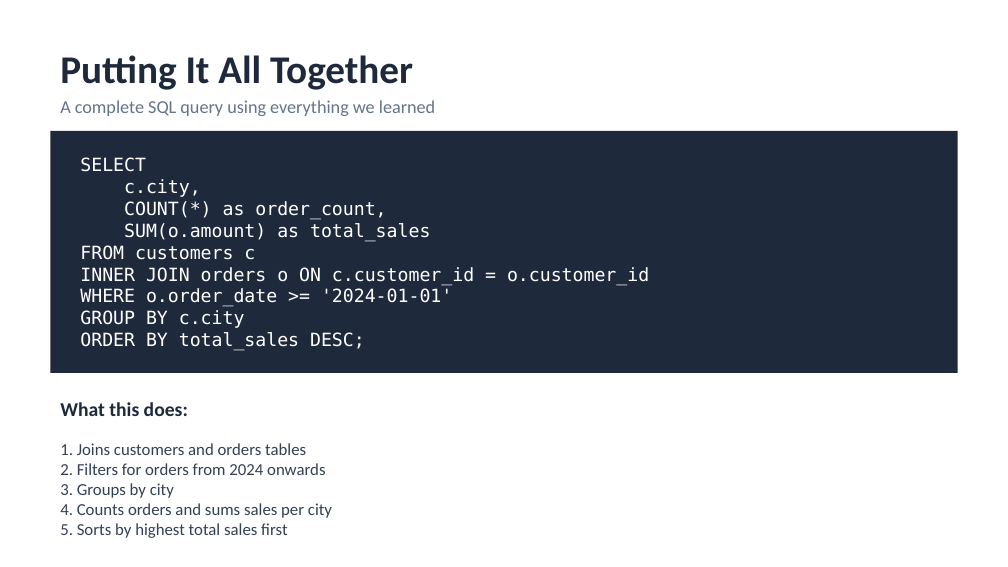
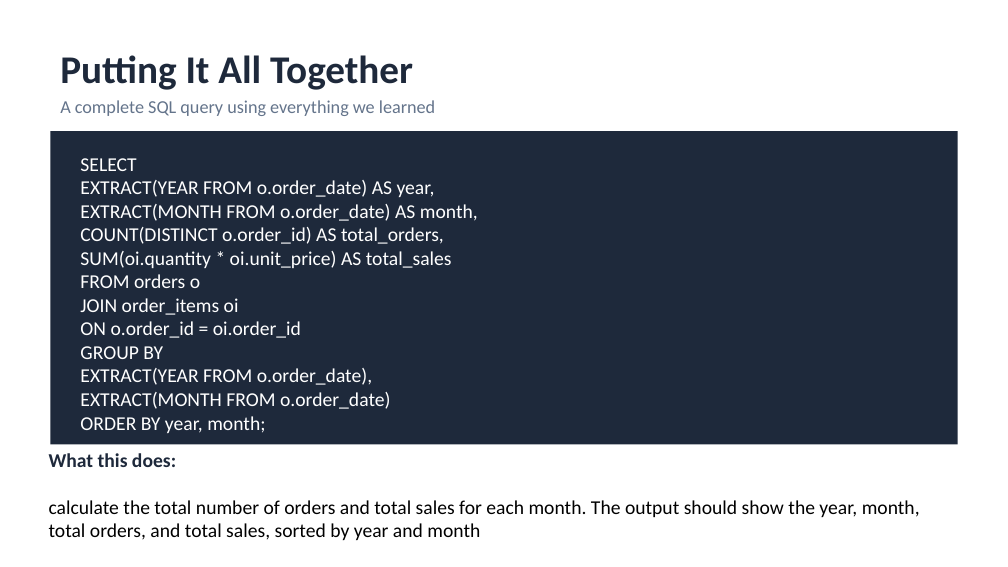
Before and after one commit to sauhar/Business-Data-Analytics, a slide deck: slide 33 of Slides/3_SQL_Fundamentals_Database_Concepts.pptx. Drawn at 1008x567 pixels with LibreOffice and Linux fonts; fonts in the diff are those of the drawing. Boxes give left, top, right and bottom in pixels: in the first picture for what was removed or moved away, otherwise in the second. Text is boxed around its words. In the diff, an @@ line names an element or a change of style, - is before the commit and + after.

```diff
--- a/Slides/3_SQL_Fundamentals_Database_Concepts.pptx
+++ b/Slides/3_SQL_Fundamentals_Database_Concepts.pptx
@@ rectangle: place and size @@
-rectangle at box(50, 131, 958, 373)
+rectangle at box(50, 131, 958, 445)
@@ text at box(80, 158, 136, 171): size 13 to 14 pt, font DejaVu Sans Mono to Calibri in "SELECT" @@
@@ text at box(80, 180, 478, 433): text changed; size 13 to 14 pt; font DejaVu Sans Mono to Calibri @@
-c.city,
-COUNT(*) as order_count,
-SUM(o.amount) as total_sales
-FROM customers c
-INNER JOIN orders o ON c.customer_id = o.customer_id
-WHERE o.order_date >= '2024-01-01'
-GROUP BY c.city
-ORDER BY total_sales DESC;
+EXTRACT(YEAR FROM o.order_date) AS year,
+EXTRACT(MONTH FROM o.order_date) AS month,
+COUNT(DISTINCT o.order_id) AS total_orders,
+SUM(oi.quantity * oi.unit_price) AS total_sales
+FROM orders o
+JOIN order_items oi
+ON o.order_id = oi.order_id
+GROUP BY
+EXTRACT(YEAR FROM o.order_date),
+EXTRACT(MONTH FROM o.order_date)
+ORDER BY year, month;
@@ text removed at box(60, 443, 332, 538) @@
-1. Joins customers and orders tables
-2. Filters for orders from 2024 onwards
-3. Groups by city
-4. Counts orders and sums sales per city
-5. Sorts by highest total sales first
@@ text at box(49, 453, 920, 540): text changed; text colour #1E293B to #000000; bold off @@
-What this does:
+What this does:
+calculate the total number of orders and total sales for each month. The output should show the year, month, total orders, and total sales, sorted by year and month
```
Also in this commit, not shown: 5 other slides changed, 7 other files.
